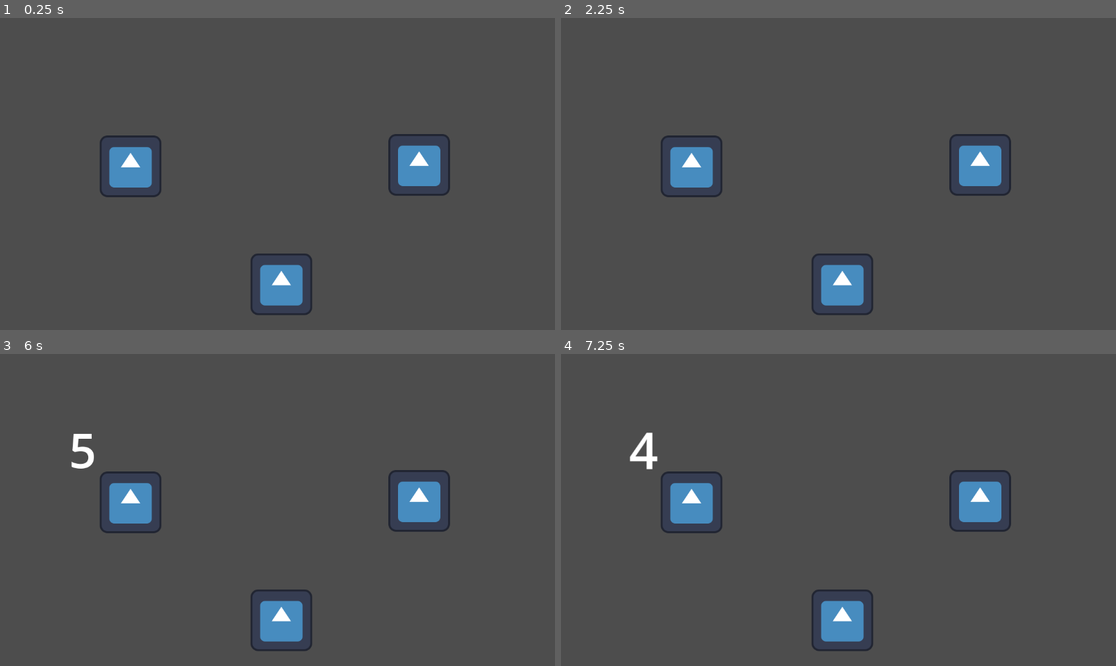
Above: before the commit, frames 1-4 (two rows, left to right).
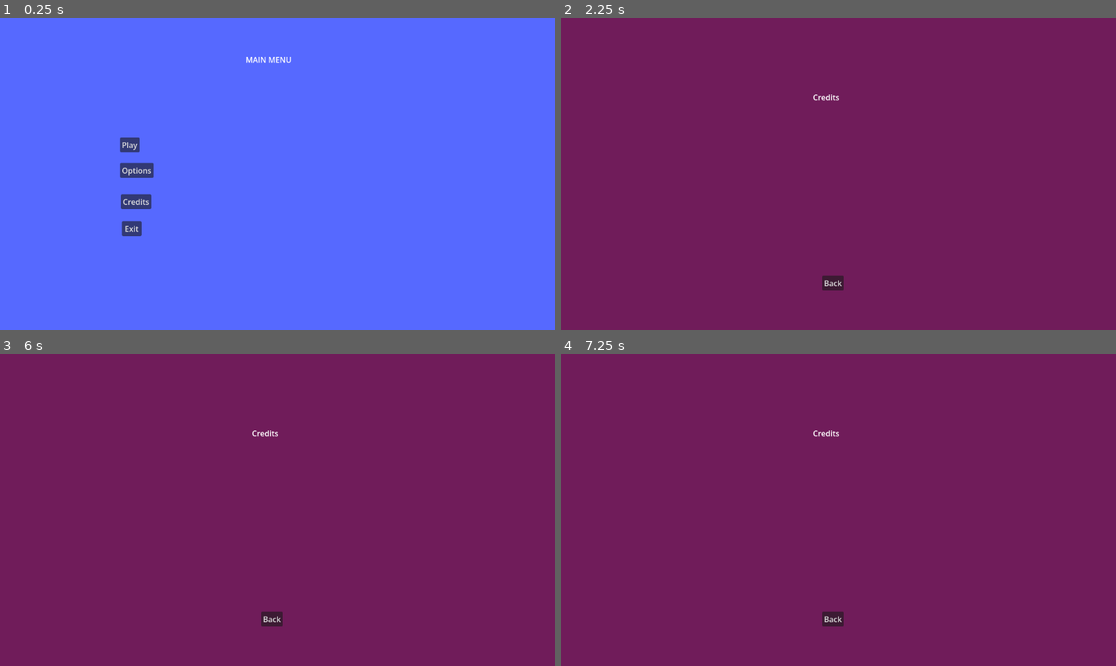
Above: after the commit, the same moments.

Repository: W00jo/mask-off
Game: Godot game, scene res://src/main.tscn
Same seed, same stepped clock (60 frames per second), same inputs: the game is played once before the commit and once after it. Before the commit the project starts from res://src/gamegame.tscn. The engine's default icon, where the game draws it, is replaced by a stand-in: a white triangle on a blue panel in a dark square.
Inputs (mouse positions are in pixels of both pictures, inside the frame that each line leads up to):
- Up to frame 1 (0.25 s): no input
- Up to frame 2 (2.25 s): click (699, 170) at 0.5 s, where only the run after the commit has a clickable "Options"; click (832, 283) at 1.25 s, where only the run after the commit has a clickable "Back"; click (699, 202) at 2 s, where only the run after the commit has a clickable "Credits"
- Up to frame 3 (6 s): tap Enter (ui_accept) at 2.75, 3.02, 3.5, 3.77, 4.25, 5, 5.27, 5.75 s; hold Right (ui_right) 2.78-4.28 s; tap Z (press_z) every 0.75 s from 2.85 to 5.85 s; hold Left (ui_left) 4.28-5.03 s; hold Right (ui_right) from 5.03 s (still down)
- Up to frame 4 (7.25 s): tap Enter (ui_accept) at 6.02, 6.77 s; release Right (ui_right) at 6.53 s; hold Left (ui_left) from 6.53 s (still down); tap Z (press_z) at 6.6 s

The runs differ from the first frame. In frame 1, 100% of the frame differs, in the area x 0-100%, y 0-100%; in frame 2, 100%; in frame 3, 100%; in frame 4, 100%.

Commit message:
Add UI controller and placeholder UI components

Diff:
--- a/project.godot
+++ b/project.godot
@@ -15,7 +15,7 @@
 [application]
 
 config/name="Mask Off"
-run/main_scene="uid://b4ofyboy3t2d3"
+run/main_scene="uid://b8t7r3johr2yi"
 config/features=PackedStringArray("4.6", "GL Compatibility")
 boot_splash/image="uid://b50vv54ll0n30"
 config/icon="uid://glb1vcybj4ar"
--- /dev/null
+++ b/src/main.tscn
@@ -0,0 +1,62 @@
+[gd_scene format=3 uid="uid://b8t7r3johr2yi"]
+
+[ext_resource type="PackedScene" uid="uid://b4ofyboy3t2d3" path="res://src/gamegame.tscn" id="1_eewff"]
+[ext_resource type="PackedScene" uid="uid://nkccp7tqucmv" path="res://src/ui/in_game/hud.tscn" id="2_gh0ne"]
+[ext_resource type="Script" uid="uid://d21cqnj2kxrr" path="res://src/ui/ui_controller.gd" id="2_kf8lf"]
+[ext_resource type="PackedScene" uid="uid://cooakotr76fm4" path="res://src/ui/menus/main_menu.tscn" id="3_5q4o7"]
+[ext_resource type="PackedScene" uid="uid://fjhqoi1myrss" path="res://src/ui/menus/options.tscn" id="4_3cfgd"]
+[ext_resource type="PackedScene" uid="uid://l1crux0gfiid" path="res://src/ui/menus/credits.tscn" id="5_fyndt"]
+[ext_resource type="PackedScene" uid="uid://crf8kbvbl8uu6" path="res://src/ui/menus/how_to_play.tscn" id="6_kmhfv"]
+[ext_resource type="PackedScene" uid="uid://cxrtc71l5s4xu" path="res://src/ui/in_game/pause.tscn" id="7_rlaii"]
+[ext_resource type="PackedScene" uid="uid://ce0ttob42nhv0" path="res://src/ui/in_game/win_screen.tscn" id="8_5mrjc"]
+
+[node name="Main" type="Node2D" unique_id=1058179015]
+
+[node name="Gameplay" type="Node" parent="." unique_id=890166657]
+
+[node name="Node2D" parent="Gameplay" unique_id=1990880078 instance=ExtResource("1_eewff")]
+
+[node name="UI" type="Node" parent="." unique_id=65613235 node_paths=PackedStringArray("hud", "main_menu", "options", "credits", "how_to_play", "pause", "win_screen")]
+script = ExtResource("2_kf8lf")
+hud = NodePath("HUDLayer/HUD")
+main_menu = NodePath("MainMenuLayer/MainMenu")
+options = NodePath("OptionsLayer/Options")
+credits = NodePath("CreditsLayer/Credits")
+how_to_play = NodePath("HowToPlayLayer/HowToPlay")
+pause = NodePath("PauseLayer/Pause")
+win_screen = NodePath("WinLayer/WinScreen")
+
+[node name="HUDLayer" type="CanvasLayer" parent="UI" unique_id=908624174]
+visible = false
+
+[node name="HUD" parent="UI/HUDLayer" unique_id=53009314 instance=ExtResource("2_gh0ne")]
+
+[node name="MainMenuLayer" type="CanvasLayer" parent="UI" unique_id=592216844]
+visible = false
+
+[node name="MainMenu" parent="UI/MainMenuLayer" unique_id=801312819 instance=ExtResource("3_5q4o7")]
+
+[node name="OptionsLayer" type="CanvasLayer" parent="UI" unique_id=1773063081]
+visible = false
+
+[node name="Options" parent="UI/OptionsLayer" unique_id=1038357148 instance=ExtResource("4_3cfgd")]
+
+[node name="CreditsLayer" type="CanvasLayer" parent="UI" unique_id=594907791]
+visible = false
+
+[node name="Credits" parent="UI/CreditsLayer" unique_id=299128963 instance=ExtResource("5_fyndt")]
+
+[node name="HowToPlayLayer" type="CanvasLayer" parent="UI" unique_id=635465305]
+visible = false
+
+[node name="HowToPlay" parent="UI/HowToPlayLayer" unique_id=1391345934 instance=ExtResource("6_kmhfv")]
+
+[node name="PauseLayer" type="CanvasLayer" parent="UI" unique_id=913723979]
+visible = false
+
+[node name="Pause" parent="UI/PauseLayer" unique_id=1320695175 instance=ExtResource("7_rlaii")]
+
+[node name="WinLayer" type="CanvasLayer" parent="UI" unique_id=1275854566]
+visible = false
+
+[node name="WinScreen" parent="UI/WinLayer" unique_id=169360461 instance=ExtResource("8_5mrjc")]
--- /dev/null
+++ b/src/ui/in_game/pause.gd
@@ -0,0 +1,6 @@
+extends Control
+
+signal resume_pressed
+
+func _on_resume_pressed() -> void:
+	resume_pressed.emit()
--- /dev/null
+++ b/src/ui/in_game/pause.tscn
@@ -0,0 +1,43 @@
+[gd_scene format=3 uid="uid://cxrtc71l5s4xu"]
+
+[ext_resource type="Script" uid="uid://imddjfbm0vd4" path="res://src/ui/in_game/pause.gd" id="1_xamp5"]
+
+[node name="Pause" type="Control" unique_id=1320695175]
+layout_mode = 3
+anchors_preset = 15
+anchor_right = 1.0
+anchor_bottom = 1.0
+grow_horizontal = 2
+grow_vertical = 2
+script = ExtResource("1_xamp5")
+
+[node name="ColorRect" type="ColorRect" parent="." unique_id=512153113]
+layout_mode = 1
+anchors_preset = 15
+anchor_right = 1.0
+anchor_bottom = 1.0
+offset_left = 270.0
+offset_top = 77.0
+offset_right = -301.0
+offset_bottom = -103.0
+grow_horizontal = 2
+grow_vertical = 2
+color = Color(0.25909853, 0.2722536, 0.13289934, 1)
+
+[node name="Label" type="Label" parent="." unique_id=1944757000]
+layout_mode = 0
+offset_left = 527.0
+offset_top = 159.0
+offset_right = 584.0
+offset_bottom = 182.0
+text = "Paused"
+
+[node name="Resume" type="Button" parent="." unique_id=362874251]
+layout_mode = 0
+offset_left = 531.0
+offset_top = 379.0
+offset_right = 576.0
+offset_bottom = 410.0
+text = "Resume"
+
+[connection signal="pressed" from="Resume" to="." method="_on_resume_pressed"]
--- /dev/null
+++ b/src/ui/in_game/win_screen.gd
@@ -0,0 +1,10 @@
+extends Control
+
+signal new_game_pressed
+signal back_to_menu_pressed
+
+func _on_new_game_pressed() -> void:
+	new_game_pressed.emit()
+
+func _on_back_to_menu_pressed() -> void:
+	back_to_menu_pressed.emit()
--- /dev/null
+++ b/src/ui/in_game/win_screen.tscn
@@ -0,0 +1,52 @@
+[gd_scene format=3 uid="uid://ce0ttob42nhv0"]
+
+[ext_resource type="Script" uid="uid://cpvsr6xqvnirj" path="res://src/ui/in_game/win_screen.gd" id="1_65oyn"]
+
+[node name="WinScreen" type="Control" unique_id=1320695175]
+layout_mode = 3
+anchors_preset = 15
+anchor_right = 1.0
+anchor_bottom = 1.0
+grow_horizontal = 2
+grow_vertical = 2
+script = ExtResource("1_65oyn")
+
+[node name="ColorRect" type="ColorRect" parent="." unique_id=512153113]
+layout_mode = 1
+anchors_preset = 15
+anchor_right = 1.0
+anchor_bottom = 1.0
+offset_left = 270.0
+offset_top = 77.0
+offset_right = -301.0
+offset_bottom = -103.0
+grow_horizontal = 2
+grow_vertical = 2
+color = Color(1, 0.439459, 0.7914471, 1)
+
+[node name="Label" type="Label" parent="." unique_id=1944757000]
+layout_mode = 0
+offset_left = 527.0
+offset_top = 159.0
+offset_right = 584.0
+offset_bottom = 182.0
+text = "Winner"
+
+[node name="NewGame" type="Button" parent="." unique_id=362874251]
+layout_mode = 0
+offset_left = 441.0
+offset_top = 392.0
+offset_right = 531.0
+offset_bottom = 423.0
+text = "New game"
+
+[node name="BackToMenu" type="Button" parent="." unique_id=39924813]
+layout_mode = 0
+offset_left = 638.0
+offset_top = 384.0
+offset_right = 753.0
+offset_bottom = 415.0
+text = "Back to menu"
+
+[connection signal="pressed" from="NewGame" to="." method="_on_new_game_pressed"]
+[connection signal="pressed" from="BackToMenu" to="." method="_on_back_to_menu_pressed"]
--- /dev/null
+++ b/src/ui/menus/credits.gd
@@ -0,0 +1,6 @@
+extends Control
+
+signal back_pressed
+
+func _on_back_pressed() -> void:
+	back_pressed.emit()
--- /dev/null
+++ b/src/ui/menus/credits.tscn
@@ -0,0 +1,39 @@
+[gd_scene format=3 uid="uid://l1crux0gfiid"]
+
+[ext_resource type="Script" uid="uid://dyw6l8t2c4ft" path="res://src/ui/menus/credits.gd" id="1_d82ik"]
+
+[node name="Credits" type="Control" unique_id=1038357148]
+layout_mode = 3
+anchors_preset = 15
+anchor_right = 1.0
+anchor_bottom = 1.0
+grow_horizontal = 2
+grow_vertical = 2
+script = ExtResource("1_d82ik")
+
+[node name="ColorRect" type="ColorRect" parent="." unique_id=36128387]
+layout_mode = 1
+anchors_preset = 15
+anchor_right = 1.0
+anchor_bottom = 1.0
+grow_horizontal = 2
+grow_vertical = 2
+color = Color(0.4380462, 0.11130827, 0.3530822, 1)
+
+[node name="Label" type="Label" parent="." unique_id=847663559]
+layout_mode = 0
+offset_left = 523.0
+offset_top = 153.0
+offset_right = 585.0
+offset_bottom = 176.0
+text = "Credits"
+
+[node name="Back" type="Button" parent="." unique_id=1482697108]
+layout_mode = 0
+offset_left = 542.0
+offset_top = 535.0
+offset_right = 587.0
+offset_bottom = 566.0
+text = "Back"
+
+[connection signal="pressed" from="Back" to="." method="_on_back_pressed"]
--- /dev/null
+++ b/src/ui/menus/how_to_play.gd
@@ -0,0 +1,7 @@
+extends Control
+
+signal start_pressed
+
+
+func _on_start_pressed() -> void:
+	start_pressed.emit()
--- a/src/ui/menus/how_to_play.tscn
+++ b/src/ui/menus/how_to_play.tscn
@@ -1,4 +1,6 @@
 [gd_scene format=3 uid="uid://crf8kbvbl8uu6"]
+
+[ext_resource type="Script" uid="uid://mnykhaxqggbi" path="res://src/ui/menus/how_to_play.gd" id="1_e1emm"]
 
 [node name="HowToPlay" type="Control" unique_id=1391345934]
 layout_mode = 3
@@ -7,3 +9,30 @@
 anchor_bottom = 1.0
 grow_horizontal = 2
 grow_vertical = 2
+script = ExtResource("1_e1emm")
+
+[node name="ColorRect" type="ColorRect" parent="." unique_id=70648261]
+layout_mode = 0
+offset_left = 377.0
+offset_top = 85.0
+offset_right = 804.0
+offset_bottom = 501.0
+color = Color(0, 0.6431373, 0.27058825, 1)
+
+[node name="Label" type="Label" parent="." unique_id=373704017]
+layout_mode = 0
+offset_left = 535.0
+offset_top = 144.0
+offset_right = 644.0
+offset_bottom = 167.0
+text = "HOW TO PLAY"
+
+[node name="Start" type="Button" parent="." unique_id=859823348]
+layout_mode = 0
+offset_left = 574.0
+offset_top = 354.0
+offset_right = 625.0
+offset_bottom = 385.0
+text = "Start!"
+
+[connection signal="pressed" from="Start" to="." method="_on_start_pressed"]
--- /dev/null
+++ b/src/ui/menus/main_menu.gd
@@ -0,0 +1,18 @@
+extends Control
+
+signal play_pressed
+signal options_pressed
+signal credits_pressed
+signal exit_pressed
+
+func _on_play_pressed() -> void:
+	play_pressed.emit()
+
+func _on_options_pressed() -> void:
+	options_pressed.emit()
+
+func _on_credits_pressed() -> void:
+	credits_pressed.emit()
+
+func _on_exit_pressed() -> void:
+	exit_pressed.emit()
--- /dev/null
+++ b/src/ui/menus/main_menu.tscn
@@ -0,0 +1,67 @@
+[gd_scene format=3 uid="uid://cooakotr76fm4"]
+
+[ext_resource type="Script" uid="uid://luwldsgryie4" path="res://src/ui/menus/main_menu.gd" id="1_7lrnf"]
+
+[node name="MainMenu" type="Control" unique_id=801312819]
+layout_mode = 3
+anchors_preset = 15
+anchor_right = 1.0
+anchor_bottom = 1.0
+grow_horizontal = 2
+grow_vertical = 2
+script = ExtResource("1_7lrnf")
+
+[node name="ColorRect" type="ColorRect" parent="." unique_id=757648385]
+layout_mode = 1
+anchors_preset = 15
+anchor_right = 1.0
+anchor_bottom = 1.0
+grow_horizontal = 2
+grow_vertical = 2
+color = Color(0.3372549, 0.4117647, 1, 1)
+
+[node name="Label" type="Label" parent="." unique_id=301324429]
+layout_mode = 0
+offset_left = 510.0
+offset_top = 75.0
+offset_right = 606.0
+offset_bottom = 98.0
+text = "MAIN MENU"
+
+[node name="Play" type="Button" parent="." unique_id=2054431329]
+layout_mode = 0
+offset_left = 249.0
+offset_top = 248.0
+offset_right = 290.0
+offset_bottom = 279.0
+text = "Play"
+
+[node name="Options" type="Button" parent="." unique_id=180185656]
+layout_mode = 0
+offset_left = 249.0
+offset_top = 301.0
+offset_right = 319.0
+offset_bottom = 332.0
+text = "Options"
+
+[node name="Credits" type="Button" parent="." unique_id=319635158]
+layout_mode = 0
+offset_left = 251.0
+offset_top = 366.0
+offset_right = 314.0
+offset_bottom = 397.0
+text = "Credits"
+
+[node name="Exit" type="Button" parent="." unique_id=178739138]
+layout_mode = 0
+offset_left = 253.0
+offset_top = 422.0
+offset_right = 294.0
+offset_bottom = 453.0
+text = "Exit
+"
+
+[connection signal="pressed" from="Play" to="." method="_on_play_pressed"]
+[connection signal="pressed" from="Options" to="." method="_on_options_pressed"]
+[connection signal="pressed" from="Credits" to="." method="_on_credits_pressed"]
+[connection signal="pressed" from="Exit" to="." method="_on_exit_pressed"]
--- /dev/null
+++ b/src/ui/menus/options.gd
@@ -0,0 +1,7 @@
+extends Control
+
+signal back_pressed
+
+
+func _on_back_pressed() -> void:
+	back_pressed.emit()
--- /dev/null
+++ b/src/ui/menus/options.tscn
@@ -0,0 +1,39 @@
+[gd_scene format=3 uid="uid://fjhqoi1myrss"]
+
+[ext_resource type="Script" uid="uid://bxa57ixpufgov" path="res://src/ui/menus/options.gd" id="1_ckw4x"]
+
+[node name="Options" type="Control" unique_id=1038357148]
+layout_mode = 3
+anchors_preset = 15
+anchor_right = 1.0
+anchor_bottom = 1.0
+grow_horizontal = 2
+grow_vertical = 2
+script = ExtResource("1_ckw4x")
+
+[node name="ColorRect" type="ColorRect" parent="." unique_id=36128387]
+layout_mode = 1
+anchors_preset = 15
+anchor_right = 1.0
+anchor_bottom = 1.0
+grow_horizontal = 2
+grow_vertical = 2
+color = Color(0.3918066, 0.0009627594, 0.5565491, 1)
+
+[node name="Label" type="Label" parent="." unique_id=847663559]
+layout_mode = 0
+offset_left = 480.0
+offset_top = 105.0
+offset_right = 542.0
+offset_bottom = 128.0
+text = "Options"
+
+[node name="Back" type="Button" parent="." unique_id=1482697108]
+layout_mode = 0
+offset_left = 542.0
+offset_top = 535.0
+offset_right = 587.0
+offset_bottom = 566.0
+text = "Back"
+
+[connection signal="pressed" from="Back" to="." method="_on_back_pressed"]
--- /dev/null
+++ b/src/ui/ui_controller.gd
@@ -0,0 +1,88 @@
+extends Node
+
+@export var hud: Control
+@export var main_menu: Control
+@export var options: Control
+@export var credits: Control
+@export var how_to_play: Control
+@export var pause: Control
+@export var win_screen: Control
+
+
+func _ready() -> void:
+	connect_signals()
+
+	# Hide all UI layers
+	for child in get_children():
+		if child is CanvasLayer:
+			child.hide()
+
+	# Show main menu layer
+	show_layer(main_menu)
+
+func connect_signals():
+	main_menu.connect("play_pressed", _on_menu_play_pressed)
+	main_menu.connect("options_pressed", _on_menu_options_pressed)
+	main_menu.connect("credits_pressed", _on_menu_credits_pressed)
+	main_menu.connect("exit_pressed", _on_menu_exit_pressed)
+
+	options.connect("back_pressed", _on_options_back_pressed)
+	credits.connect("back_pressed", _on_credits_pressed)
+
+	how_to_play.connect("start_pressed", _on_howto_start_pressed)
+
+	pause.connect("resume_pressed", _on_resume_pressed)
+
+	win_screen.connect("new_game_pressed", _on_win_new_game_pressed)
+	win_screen.connect("back_to_menu_pressed", _on_win_back_to_menu_pressed)
+
+func show_layer(component:Control):
+	if component.get_parent() is CanvasLayer:
+		component.get_parent().show()
+	else:
+		push_error("Cannot show layer - UI component's parent is not a CanvasLayer. Check the tree!")
+
+func hide_layer(component:Control):
+	if component.get_parent() is CanvasLayer:
+		component.get_parent().hide()
+	else:
+		push_error("Cannot hide layer - UI component's parent is not a CanvasLayer. Check the tree!")
+
+func _on_menu_play_pressed():
+	hide_layer(main_menu)
+	show_layer(hud)
+
+func _on_menu_options_pressed():
+	hide_layer(main_menu)
+	show_layer(options)
+
+func _on_menu_credits_pressed():
+	hide_layer(main_menu)
+	show_layer(credits)
+
+func _on_menu_exit_pressed():
+	get_tree().quit()
+
+func _on_options_back_pressed():
+	hide_layer(options)
+	show_layer(main_menu)
+
+func _on_credits_pressed():
+	hide_layer(credits)
+	show_layer(main_menu)
+
+func _on_howto_start_pressed():
+	hide_layer(how_to_play)
+	# TODO: Start the game
+
+func _on_resume_pressed():
+	hide_layer(pause)
+	# TODO: Resume the game
+
+func _on_win_new_game_pressed():
+	hide_layer(win_screen)
+	# TODO: Start new game
+
+func _on_win_back_to_menu_pressed():
+	hide_layer(win_screen)
+	show_layer(main_menu)
Not shown, added: src/ui/in_game/pause.gd.uid
Not shown, added: src/ui/in_game/win_screen.gd.uid
Not shown, added: src/ui/menus/credits.gd.uid
Not shown, added: src/ui/menus/how_to_play.gd.uid
Not shown, added: src/ui/menus/main_menu.gd.uid
Not shown, added: src/ui/menus/options.gd.uid
Not shown, added: src/ui/ui_controller.gd.uid
